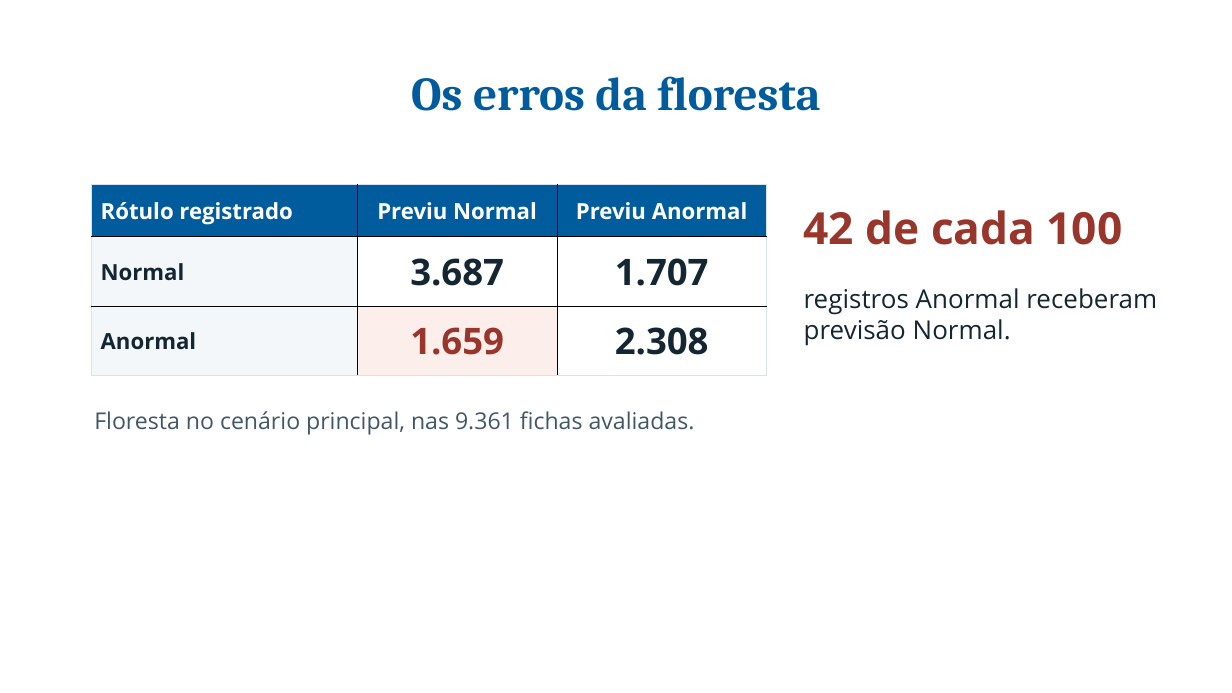
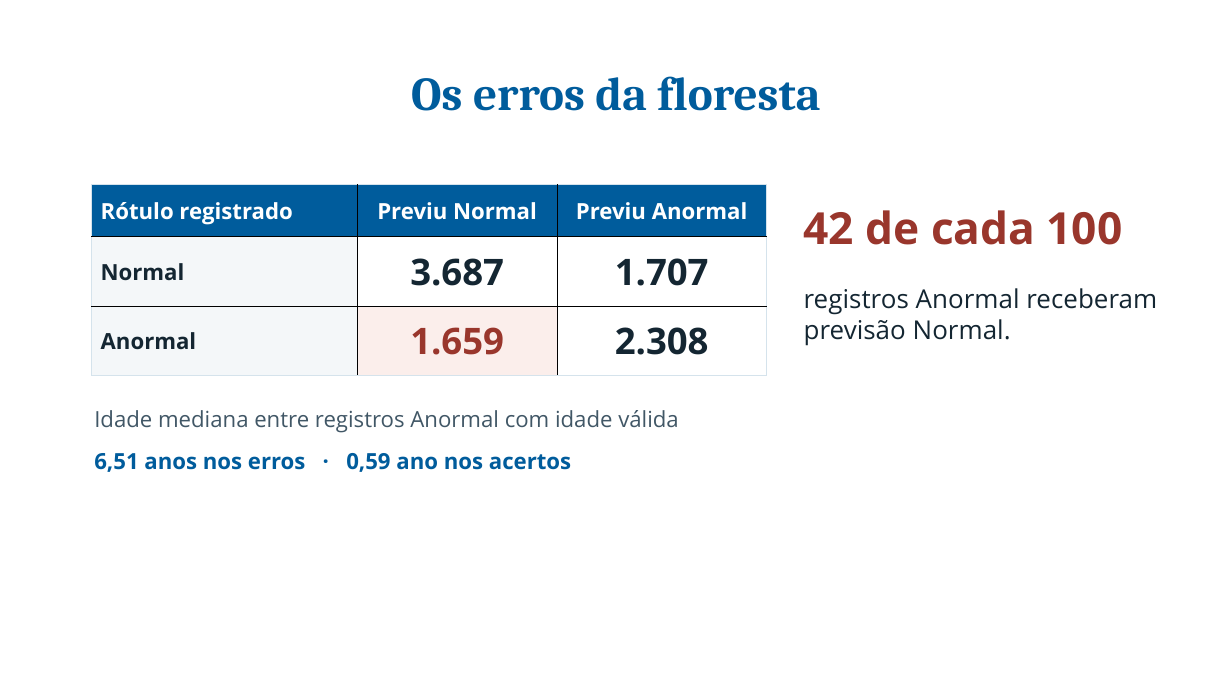
Before and after one commit to pedroafm06/Data-Mining, a slide deck: slide 11 of presentation/a2_inf/output/Apresentacao_A2_INF.pptx (slide 10 before the commit). Drawn at 1232x693 pixels with LibreOffice and Linux fonts; fonts in the diff are those of the drawing; background and template pictures are left out. Boxes give left, top, right and bottom in pixels: in the first picture for what was removed or moved away, otherwise in the second. Text is boxed around its words. In the diff, an @@ line names an element or a change of style, - is before the commit and + after.

```diff
--- a/presentation/a2_inf/output/Apresentacao_A2_INF.pptx
+++ b/presentation/a2_inf/output/Apresentacao_A2_INF.pptx
@@ text at (94, 410, 679, 433): text changed; size 18 to 17.2 pt @@
-Floresta no cenário principal, nas 9.361 fichas avaliadas.
+Idade mediana entre registros Anormal com idade válida
@@ text added at (94, 453, 571, 472), 17.2 pt, text #005C9C, bold @@
+6,51 anos nos erros · 0,59 ano nos acertos
```
Also in this commit, not shown: 13 other slides changed, 2 slides added, 6 other files.
